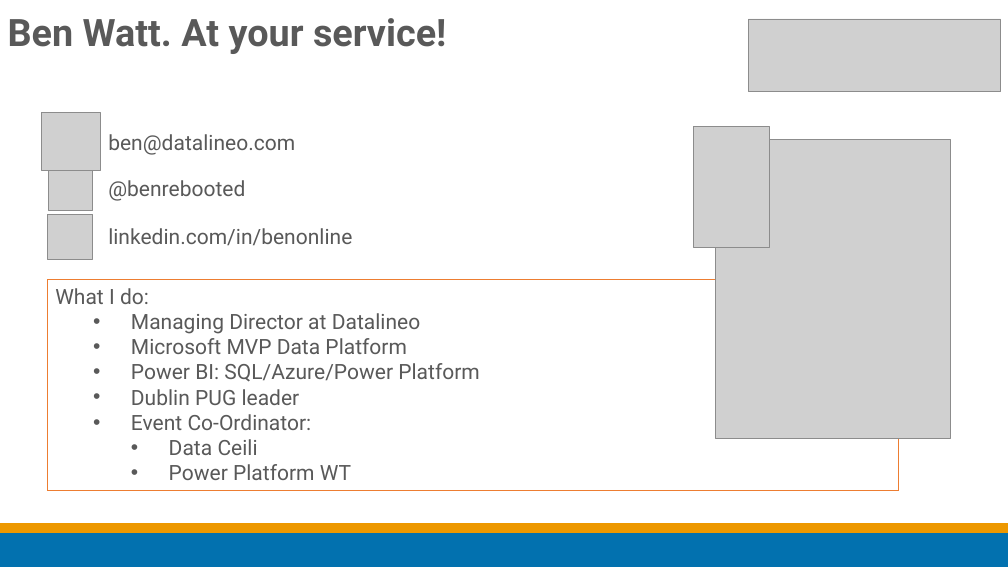
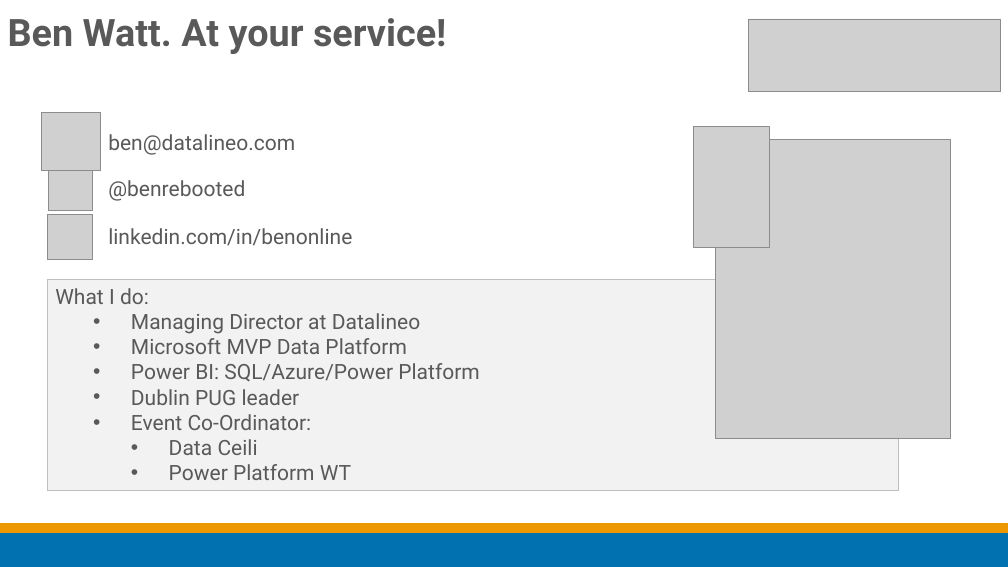
Before and after one commit to datalineo/sessions, a slide deck: slide 2 of Evolve Power BI Architecture/Evolving your Power BI Architecture using Dataflows and Shared Datasets.pptx. Drawn at 1008x567 pixels with LibreOffice and Linux fonts; fonts in the diff are those of the drawing; grey boxes stand for pictures. Boxes give left, top, right and bottom in pixels: in the first picture for what was removed or moved away, otherwise in the second. Text is boxed around its words. In the diff, an @@ line names an element or a change of style, - is before the commit and + after.

```diff
--- a/Evolve Power BI Architecture/Evolving your Power BI Architecture using Dataflows and Shared Datasets.pptx
+++ b/Evolve Power BI Architecture/Evolving your Power BI Architecture using Dataflows and Shared Datasets.pptx
@@ rectangle "What I do:" at [48,280,898,491]: fill none to #F2F2F2; outline #ED7D31 0.75 pt to #BFBFBF 0.75 pt @@
```
Also in this commit, not shown: 2 other slides changed, 1 slide added, 9 other files.
